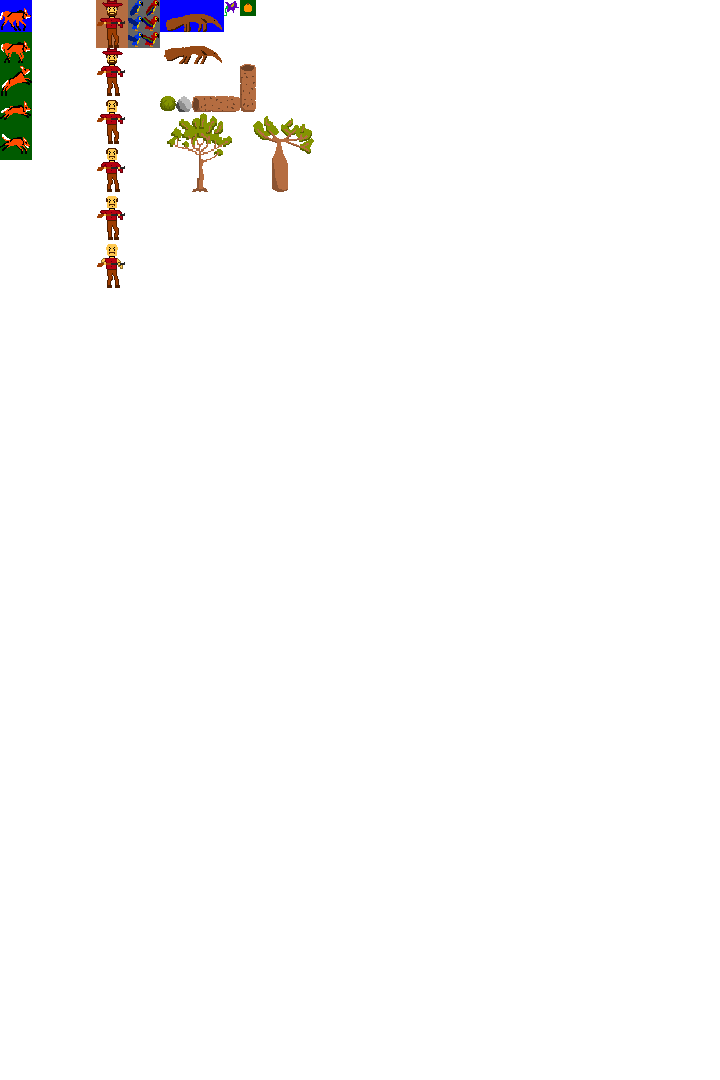
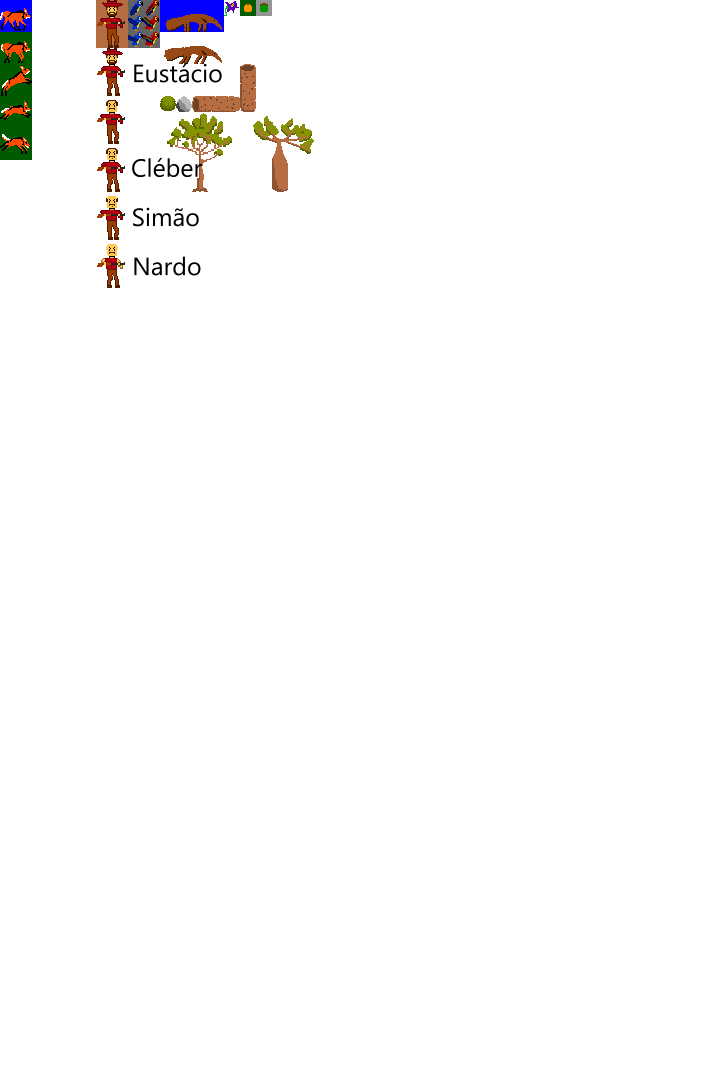
The second 720×1080 image is a revision of the first. Changes to its layers:
added group "Group 28" with 3 layers above "LobeiraFlor" over [256, 0, 272, 16]
added layer "Lobeira" (1st of 2, in "Group 28") in group "Group 28" over [256, 0, 271, 16]
added layer "Paint Layer 27" in group "Group 28" over [256, 0, 272, 16]
renamed "Lobeira" to "LobeiraFlor", painted on it over [204, 0, 272, 64]
painted on "Gabiroba" over [204, 0, 272, 64]
